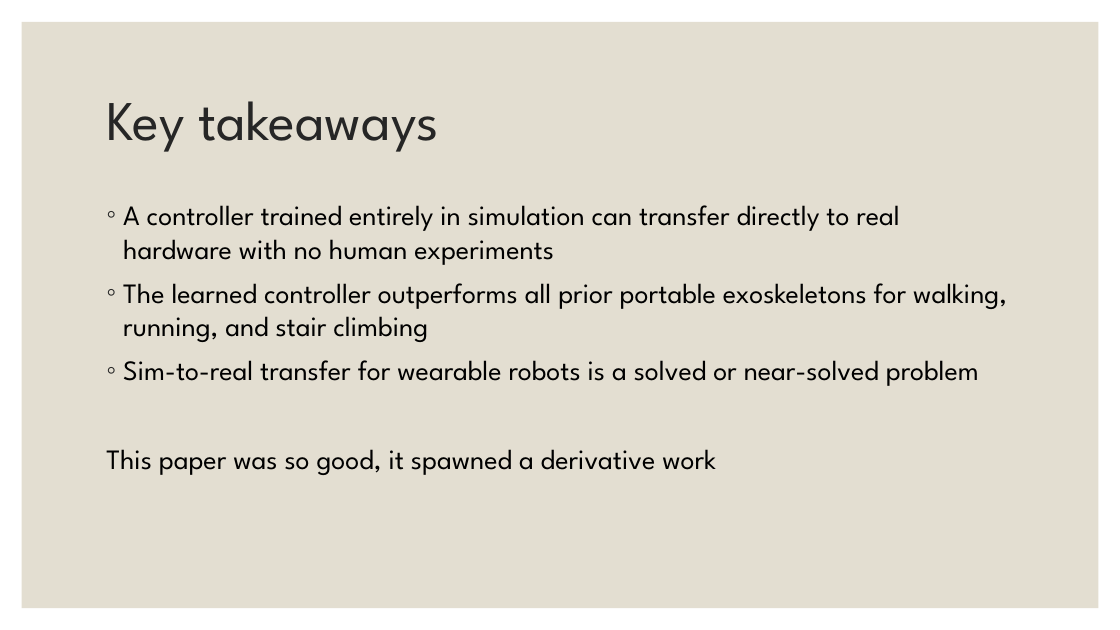
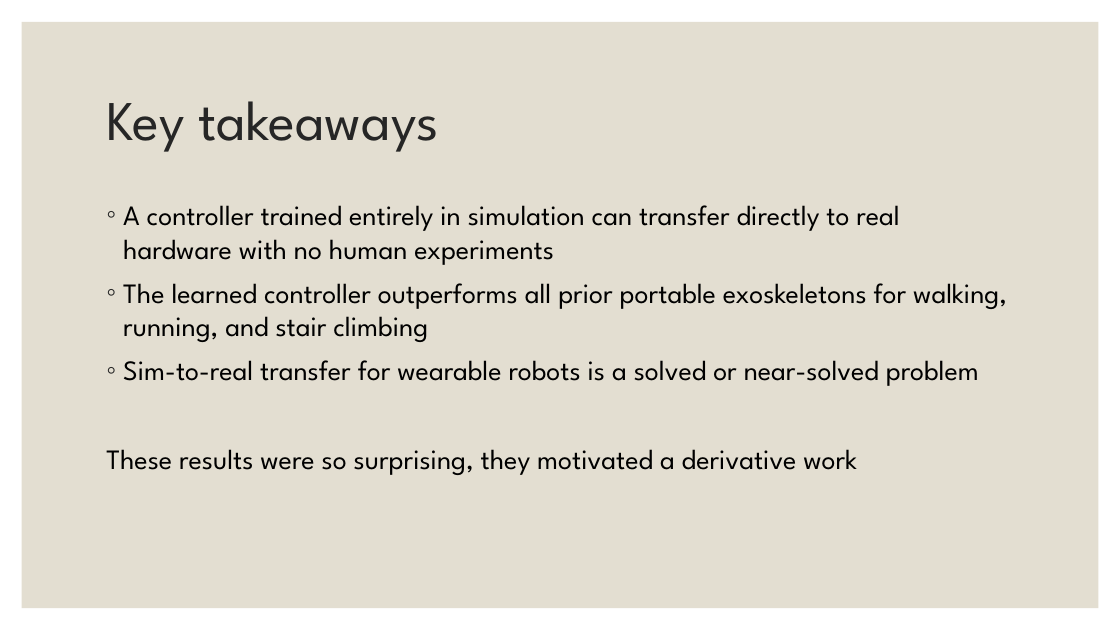
Before and after one commit to DominikTomaszZielinski/BME452FinalProj, a slide deck: slide 8 of Grad paper presentation/Dominik Zielinski BME452 Grad Paper Presentation.pptx. Drawn at 1120x630 pixels with LibreOffice and Linux fonts; fonts in the diff are those of the drawing. Boxes give left, top, right and bottom in pixels: in the first picture for what was removed or moved away, otherwise in the second. Text is boxed around its words. In the diff, an @@ line names an element or a change of style, - is before the commit and + after.

Commit message:
More filled out grad paper presentation

```diff
--- a/Grad paper presentation/Dominik Zielinski BME452 Grad Paper Presentation.pptx
+++ b/Grad paper presentation/Dominik Zielinski BME452 Grad Paper Presentation.pptx
@@ text at (106, 449, 857, 475): text changed @@
-This paper was so good, it spawned a derivative work
+These results were so surprising, they motivated a derivative work
```
Also in this commit, not shown: 5 other slides changed.
